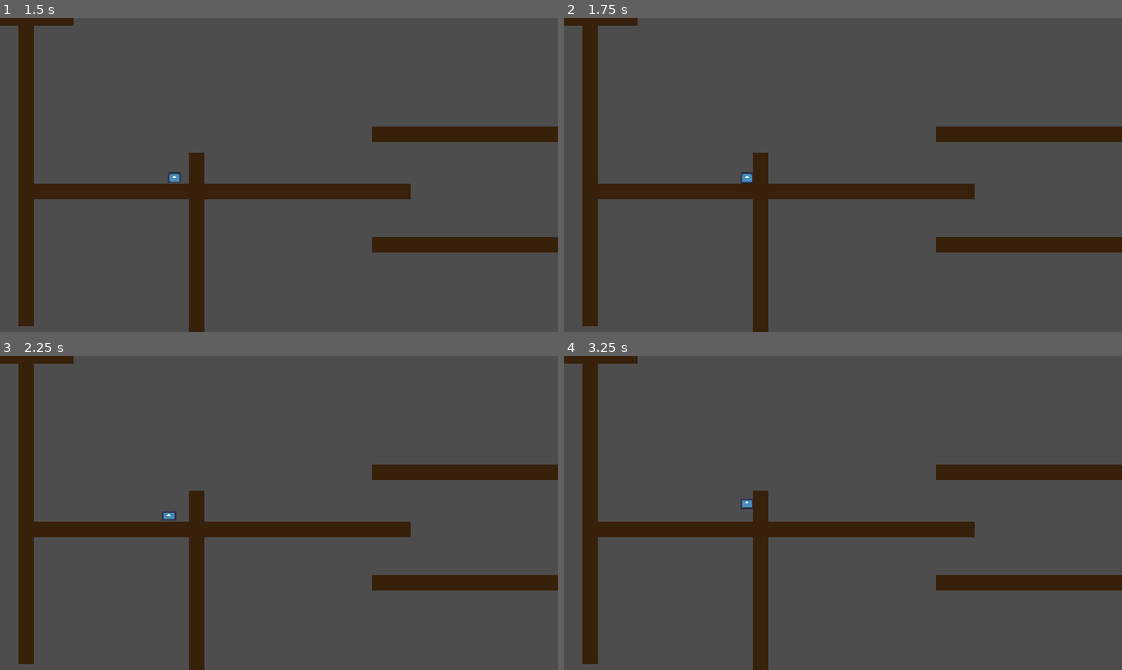
Above: before the commit, frames 1-4 (two rows, left to right).
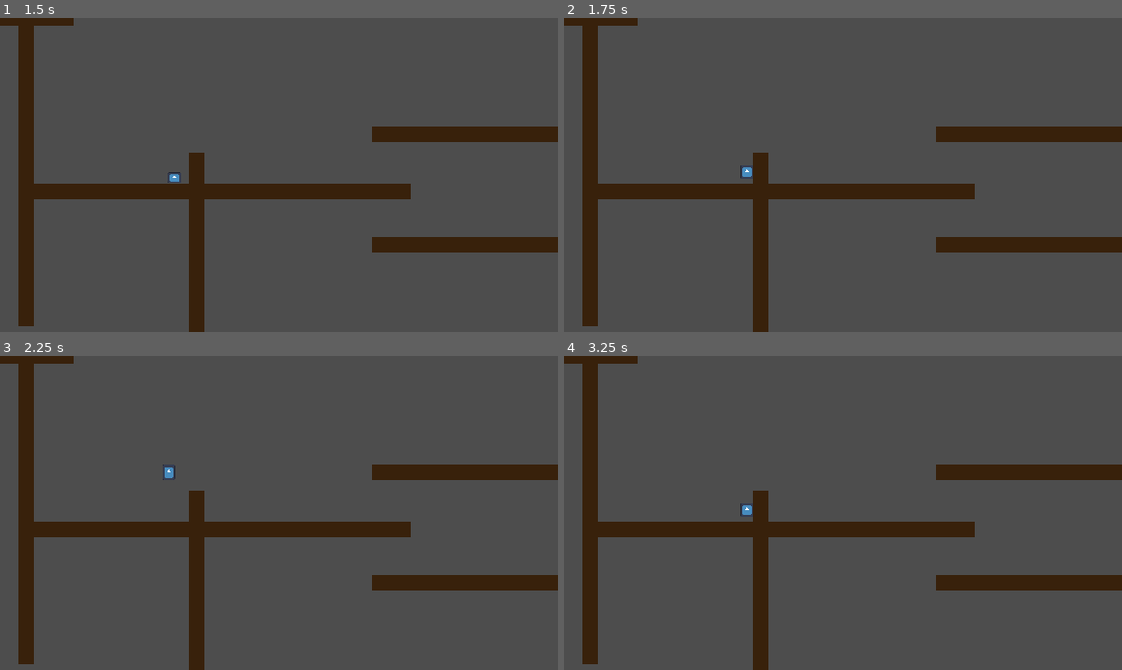
Above: after the commit, the same moments.

Repository: greatmomo/Advanced-Character-Controller
Game: Godot game, scene res://world.tscn
Two runs of this game, one before a commit and one after it. Both use one fixed random seed, a clock stepped at 60 frames per second and the inputs below. The engine's default icon, where the game draws it, is replaced by a stand-in: a white triangle on a blue panel in a dark square.
Inputs:
- Up to frame 1 (1.5 s): tap Enter at 0.5 s; hold Space (jump) 0.53-1.28 s; hold D (move_right) from 0.53 s (still down); tap Ctrl (dash) at 1.35 s
- Up to frame 2 (1.75 s): keep holding D (move_right); tap Space (jump) at 1.52, 1.55 s
- Up to frame 3 (2.25 s): tap Space (jump) at 1.82 s; release D (move_right) at 2.03 s; hold A (move_left) from 2.03 s (still down); hold Space (jump) from 2.03 s (still down)
- Up to frame 4 (3.25 s): release A (move_left) at 2.78 s; release Space (jump) at 2.78 s; hold D (move_right) from 2.78 s (still down); tap Ctrl (dash) at 2.85 s; tap Space (jump) at 3.02, 3.05 s

Frame 1 is identical in both runs. In frame 2, less than 0.1% of the frame differs, in the area x 31-34%, y 46-53%; in frame 3, 0.1%, in the area x 28-32%, y 34-53%; in frame 4, less than 0.1%.

Commit message:
add wall jump toggle

Diff:
--- a/Player/Air.gd
+++ b/Player/Air.gd
@@ -49,7 +49,7 @@
 	if Input.is_action_just_pressed("dash"):
 		state_machine.transition_to("Dash")
 
-	if player.is_on_wall():
+	if player.is_on_wall_only() and player.can_wall_jump:
 		state_machine.transition_to("Wall")
 
 	player.sprite_2d.scale.y = remap(abs(player.velocity.y), 0, abs(player.jump_impulse), 0.075, 0.175)
--- a/Player/player.gd
+++ b/Player/player.gd
@@ -27,10 +27,11 @@
 var jump_buffer_timer := 0.0
 
 @export_category("coyote_time")
-@export var coyote_time_val := 0.5
+@export var coyote_time_val := 0.1
 var coyote_timer := 0.0
 
 @export_category("wall_jump")
+@export var can_wall_jump := false
 @export var wall_gravity_ratio := 2.0
 @export var wall_jump_distance := 150.0
 
